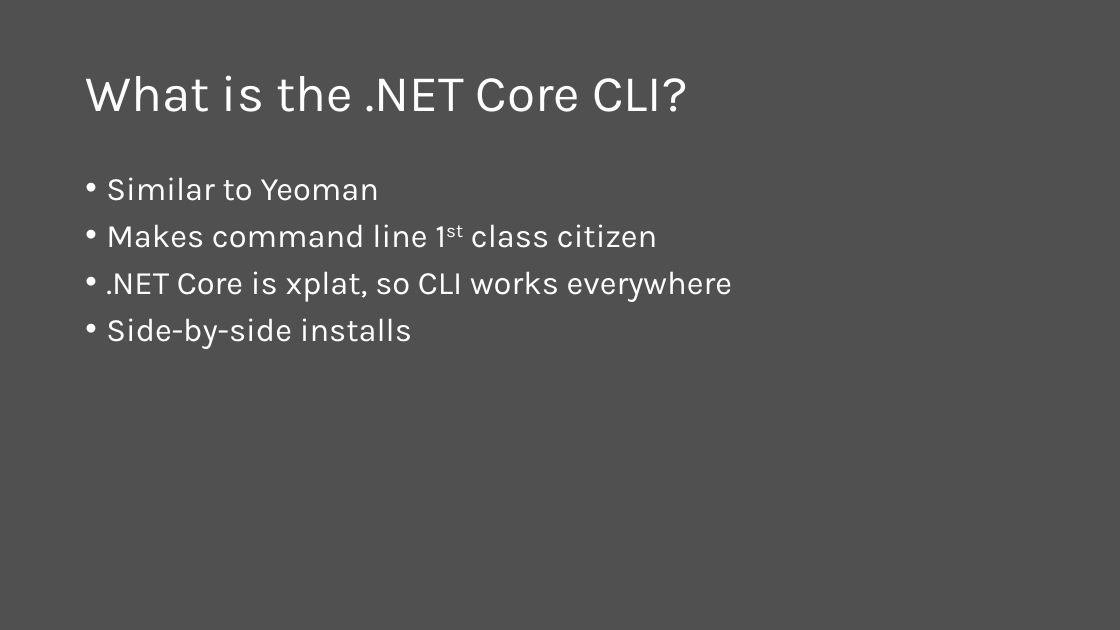
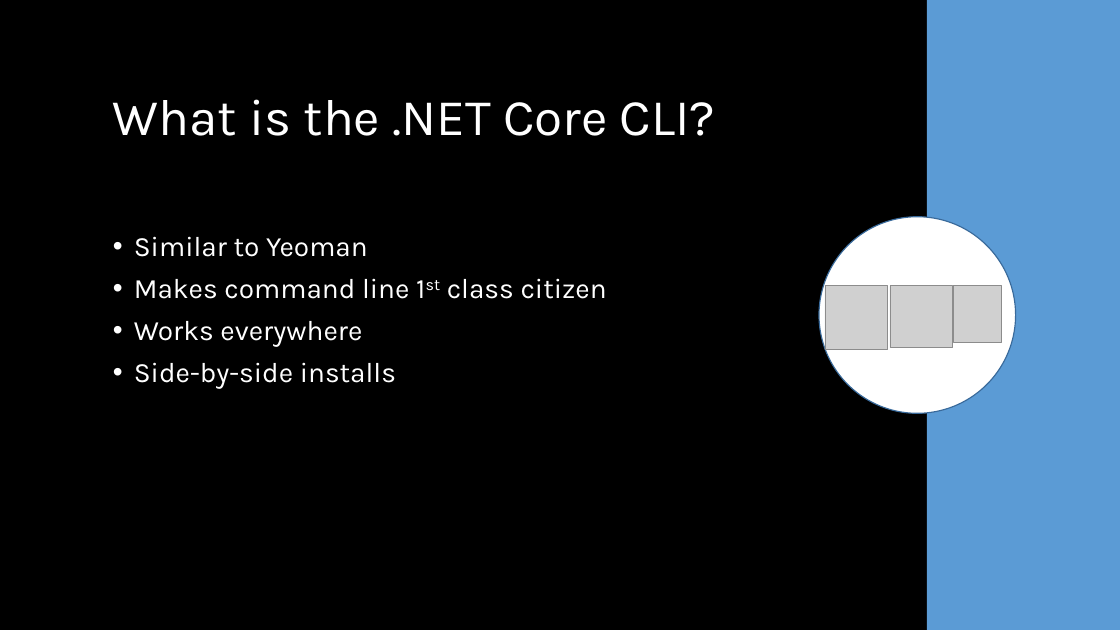
Before and after one commit to scottaddie/slide-decks, a slide deck: slide 3 of Tour de .NET Core CLI.pptx. Drawn at 1120x630 pixels with LibreOffice and Linux fonts; fonts in the diff are those of the drawing; grey boxes stand for pictures. Boxes give left, top, right and bottom in pixels: in the first picture for what was removed or moved away, otherwise in the second. Text is boxed around its words. In the diff, an @@ line names an element or a change of style, - is before the commit and + after.

Commit message:
Design changes

```diff
--- a/Tour de .NET Core CLI.pptx
+++ b/Tour de .NET Core CLI.pptx
@@ background #505050 to #000000 @@
@@ rectangle added at (927, 0, 1120, 630), fill #5B9BD5 @@
@@ title "What is the .NET Core ...": place and size @@
-title "What is the .NET Core ..." at (85, 75, 687, 112)
+title "What is the .NET Core ..." at (113, 99, 715, 136)
@@ text "Similar to Yeoman": place and size @@
-text "Similar to Yeoman" at (106, 177, 732, 349)
+text "Similar to Yeoman" at (134, 236, 607, 389)
@@ text "Similar to Yeoman" at (134, 236, 607, 389): vertical alignment top to middle @@
@@ text at (134, 236, 607, 389): size 28 to 24 pt in "Similar to Yeoman", "Makes command line 1st class citizen", "Side-by-side installs" @@
@@ ellipse added at (819, 217, 1016, 413), fill #FFFFFF, outline #396A9B 1 pt @@
@@ picture added at (825, 286, 888, 350) @@
@@ picture added at (891, 286, 954, 348) @@
@@ picture added at (954, 286, 1002, 342) @@
@@ text at (134, 321, 362, 347): text changed; size 28 to 24 pt @@
-• .NET Core is xplat, so CLI works everywhere
+• Works everywhere
```
Also in this commit, not shown: 7 other slides changed.
